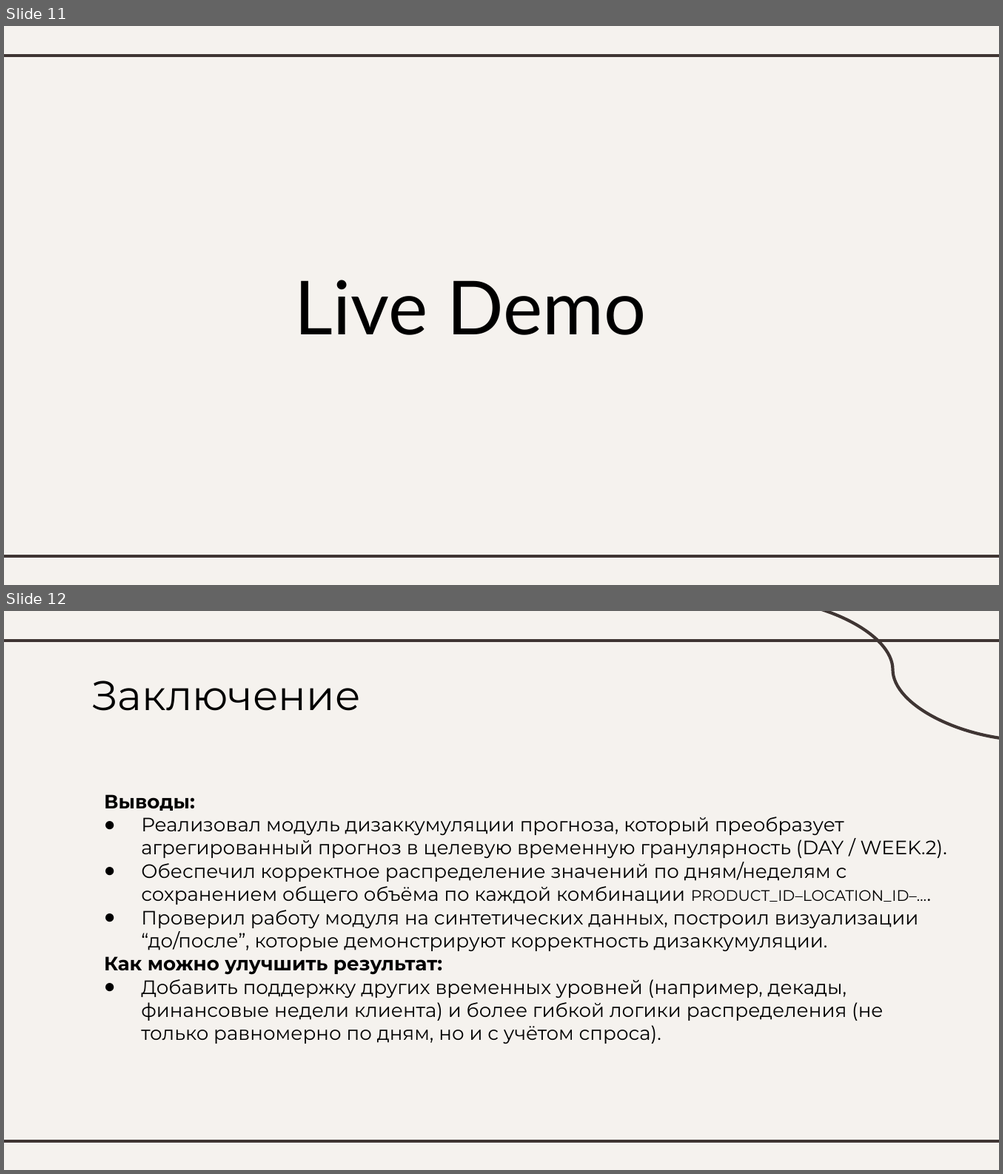
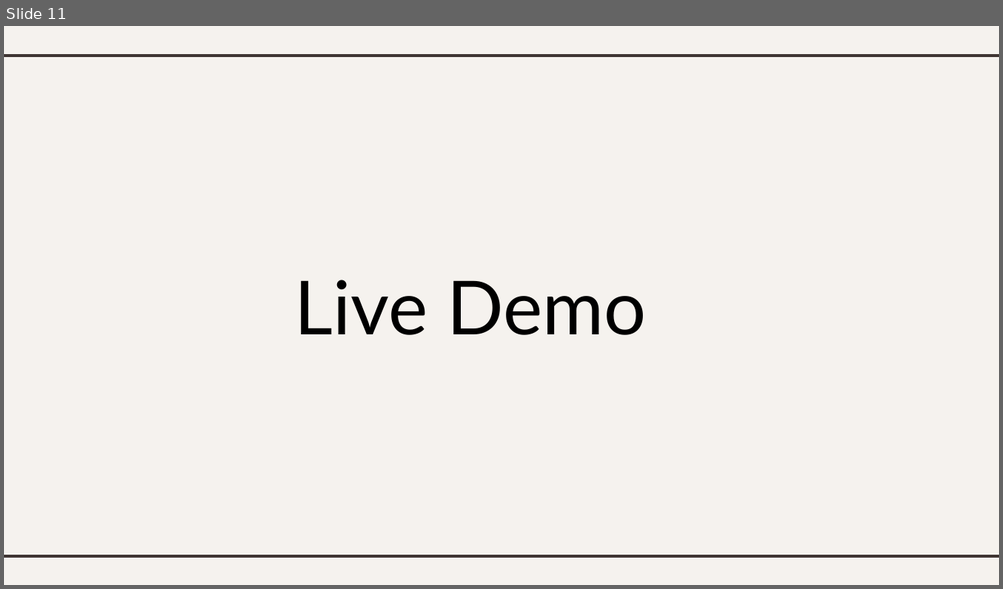
Before and after one commit to aromanenko/DFP, a slide deck: Dq_check+Disaccumulization.pptx. Shown one above the other, each under a label of ours: slides 11 and 12 before the commit, slide 11 after it. The pictures are 1003x1174 and 1003x589 pixels, drawn with LibreOffice and Linux fonts; fonts in the diff are those of the drawing. Boxes give left, top, right and bottom in pixels: in the first picture for what was removed or moved away, otherwise in the second. Text is boxed around its words. In the diff, an @@ line names an element or a change of style, - is before the commit and + after.

```diff
--- a/Dq_check+Disaccumulization.pptx
+++ b/Dq_check+Disaccumulization.pptx
@@ slide 12 removed at bbox=[4, 611, 999, 1170], background #F5F2EE; not listed: 2 template elements that a slide beside it also shows @@
@@ curved line removed from (753, 611) to (999, 741) @@
@@ title removed at bbox=[91, 681, 361, 711] @@
-Заключение
@@ text removed at bbox=[104, 795, 947, 1045] @@
-Выводы:
-● Реализовал модуль дизаккумуляции прогноза, который преобразует агрегированный прогноз в целевую временную гранулярность (DAY / WEEK.2).
-● Обеспечил корректное распределение значений по дням/неделям с сохранением общего объёма по каждой комбинации PRODUCT_ID–LOCATION_ID–….
-● Проверил работу модуля на синтетических данных, построил визуализации “до/после”, которые демонстрируют корректность дизаккумуляции.
-Как можно улучшить результат:
-● Добавить поддержку других временных уровней (например, декады, финансовые недели клиента) и более гибкой логики распределения (не только равномерно по дням, но и с учётом спроса).
```
Also in this commit, not shown: 6 slides changed, 5 slides added, 3 other slides removed.
